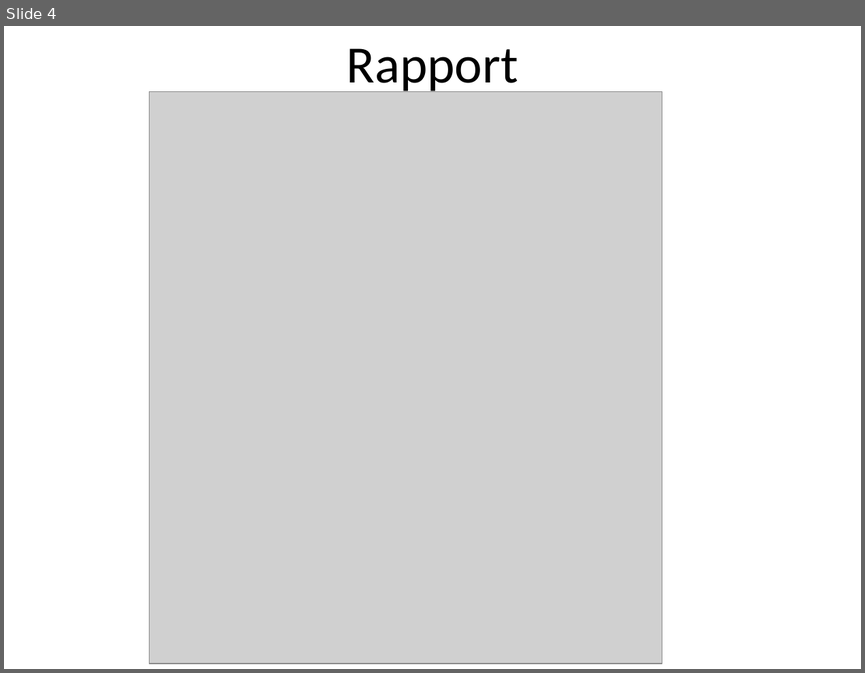
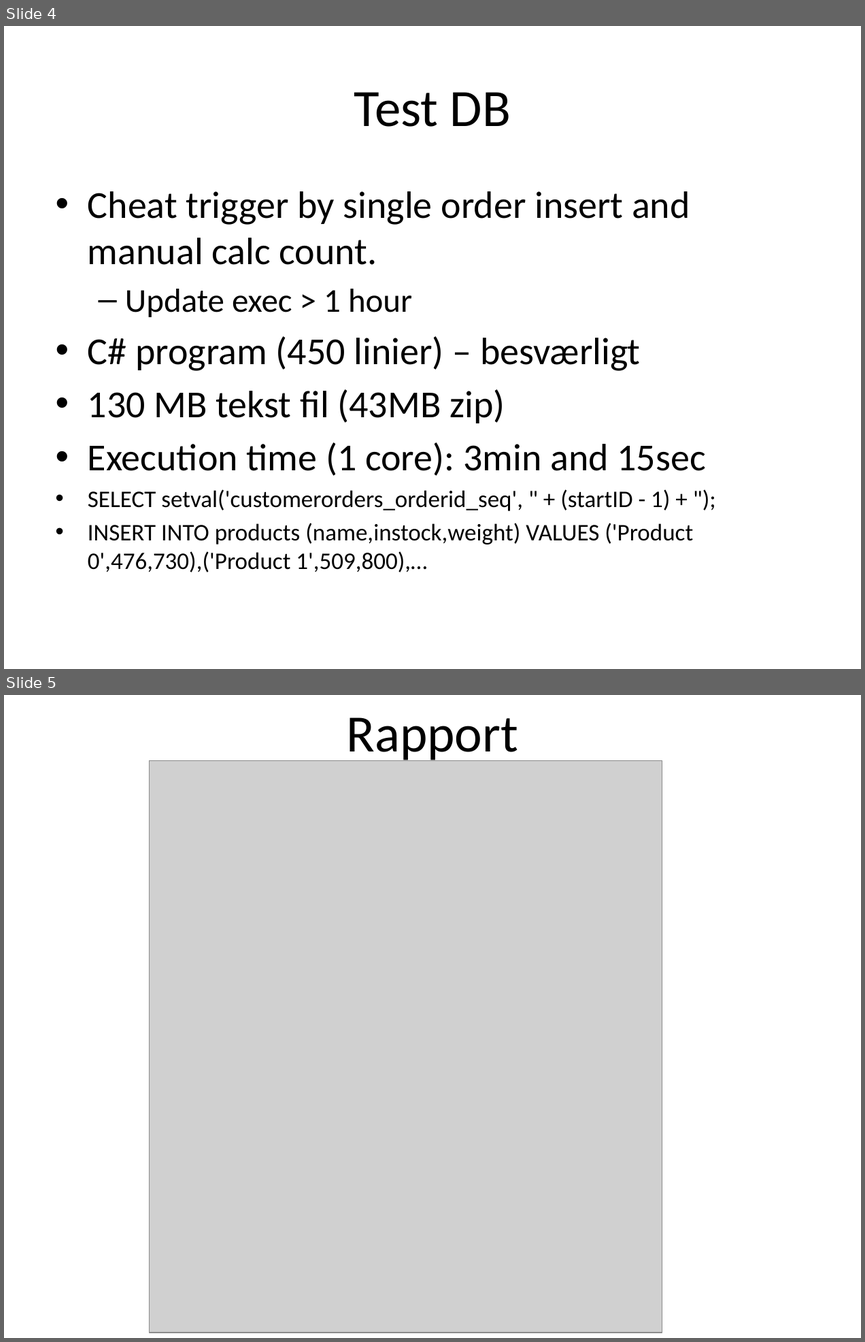
Before and after one commit to ahpoder/masterofit2009, a slide deck: DatabaseDesign/DatabaseManagementSystems/Presentation_week40.pptx. Shown one above the other, each under a label of ours: slide 4 before the commit, slides 4 and 5 after it. The pictures are 865x673 and 865x1342 pixels, drawn with LibreOffice and Linux fonts; fonts in the diff are those of the drawing; grey boxes stand for pictures. Boxes give left, top, right and bottom in pixels: in the first picture for what was removed or moved away, otherwise in the second. Text is boxed around its words. In the diff, an @@ line names an element or a change of style, - is before the commit and + after.

Commit message:
Updating presentation and finishing generating the test db.

```diff
--- a/DatabaseDesign/DatabaseManagementSystems/Presentation_week40.pptx
+++ b/DatabaseDesign/DatabaseManagementSystems/Presentation_week40.pptx
@@ slide 4 added at <box>4,26,861,669</box>, background #FFFFFF @@
@@ title added at <box>354,92,511,127</box>, 44 pt, text #000000 @@
+Test DB
@@ text added at <box>88,191,706,572</box>, 20 pt, text #000000 @@
+• Cheat trigger by single order insert and manual calc count.
+  – Update exec > 1 hour
+• C# program (450 linier) – besværligt
+• 130 MB tekst fil (43MB zip)
+• Execution time (1 core): 3min and 15sec
+• SELECT setval('customerorders_orderid_seq', " + (startID - 1) + ");
+• INSERT INTO products (name,instock,weight) VALUES ('Product 0',476,730),('Product 1',509,800),…
@@ what was slide 4 is now slide 5 @@
```
Also in this commit, not shown: 1 slide changed, 4 other files.
